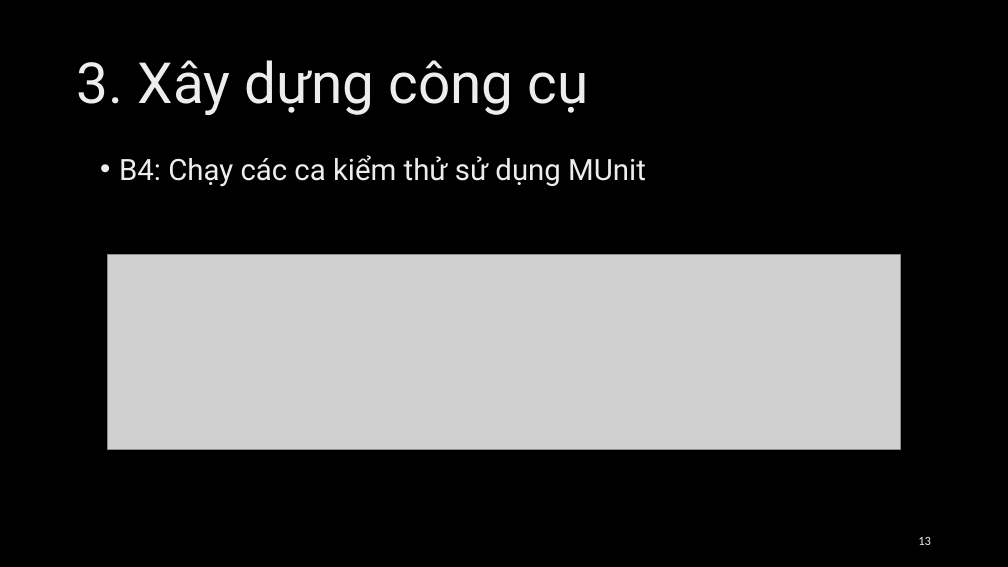
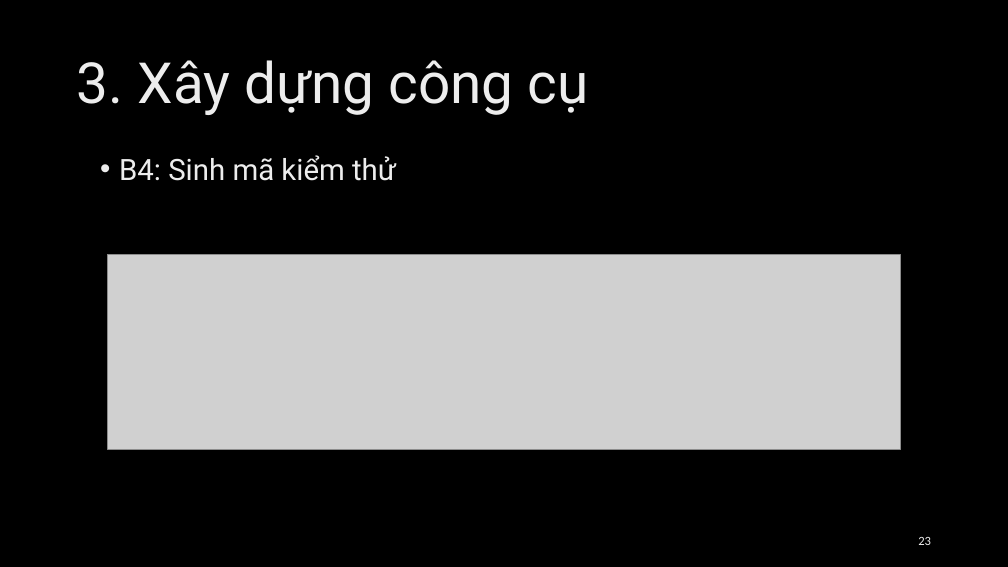
Before and after one commit to Loandt1/FuncTestGenerator, a slide deck: slide 23 of docs/Loandt_Presentation.pptx (slide 13 before the commit). Drawn at 1008x567 pixels with LibreOffice and Linux fonts; fonts in the diff are those of the drawing; grey boxes stand for pictures; background and template pictures are left out. Boxes give left, top, right and bottom in pixels: in the first picture for what was removed or moved away, otherwise in the second. Text is boxed around its words. In the diff, an @@ line names an element or a change of style, - is before the commit and + after.

```diff
--- a/docs/Loandt_Presentation.pptx
+++ b/docs/Loandt_Presentation.pptx
@@ text at box(119, 155, 396, 181): text changed @@
-• B4: Chạy các ca kiểm thử sử dụng MUnit
+• B4: Sinh mã kiểm thử
@@ page number at box(918, 537, 931, 545): text changed @@
-13
+23
```
Also in this commit, not shown: 5 other slides changed, 13 slides added, 1 other file.
